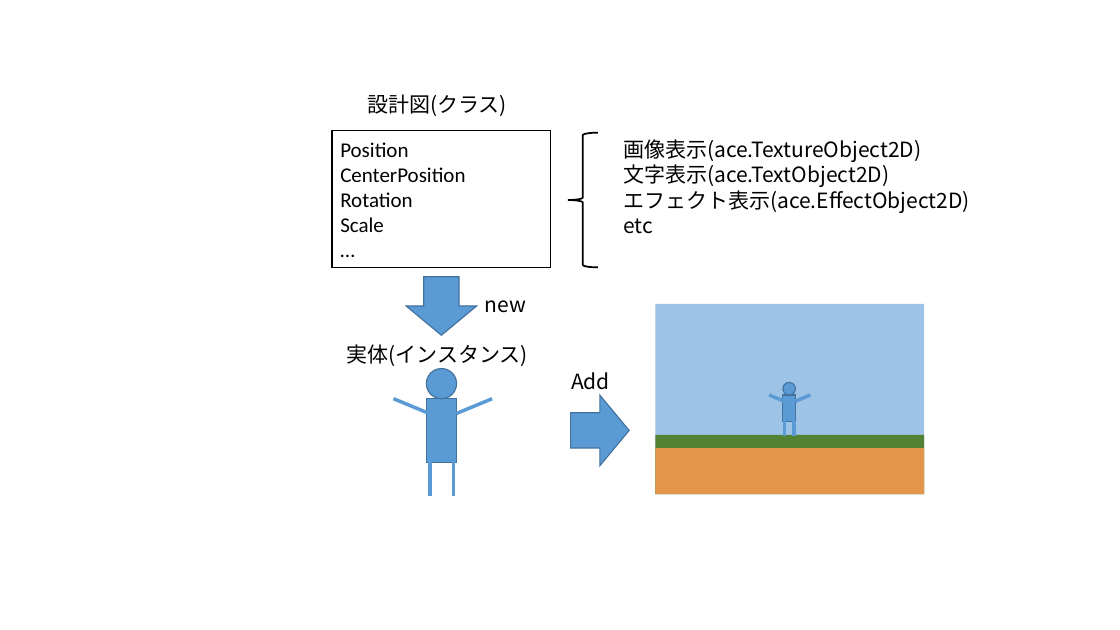
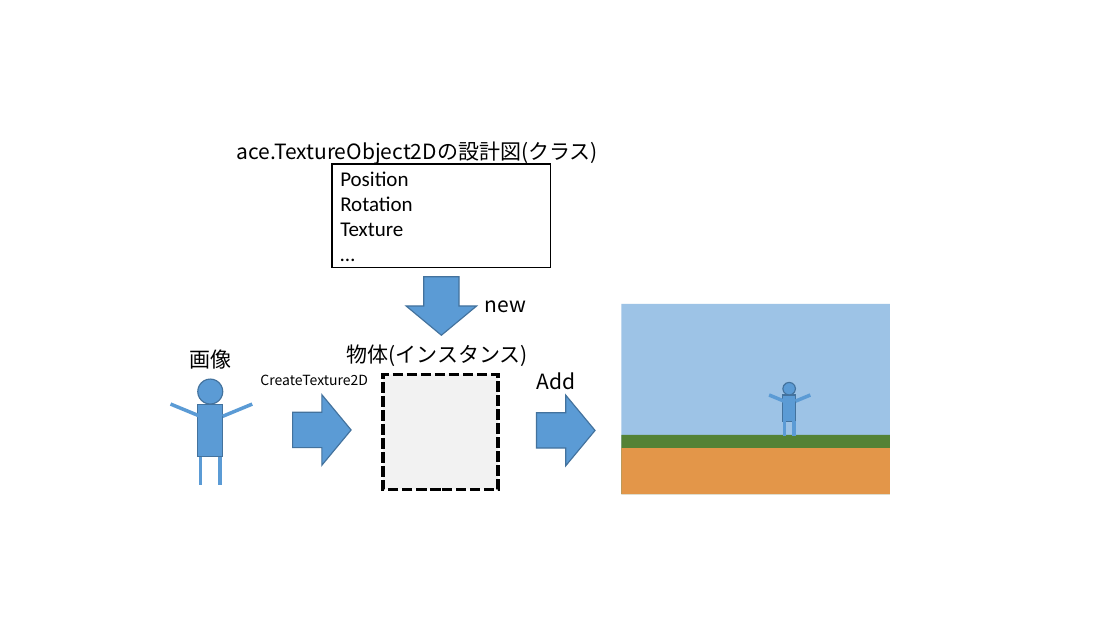
Before and after one commit to altseed/STGLecture, a slide deck: slide 1 of Material/ClassInstance.pptx. Drawn at 1120x630 pixels with LibreOffice and Linux fonts; fonts in the diff are those of the drawing. Boxes give left, top, right and bottom in pixels: in the first picture for what was removed or moved away, otherwise in the second. Text is boxed around its words. In the diff, an @@ line names an element or a change of style, - is before the commit and + after.

```diff
--- a/Material/ClassInstance.pptx
+++ b/Material/ClassInstance.pptx
@@ text at <box>237,141,598,165</box>: text changed @@
-設計図(クラス)
+ace.TextureObject2Dの設計図(クラス)
@@ left brace removed at <box>568,133,598,267</box> @@
@@ text removed at <box>623,139,970,234</box> @@
-画像表示(ace.TextureObject2D)
-文字表示(ace.TextObject2D)
-エフェクト表示(ace.EffectObject2D)
-etc
@@ rectangle "Position": place and size @@
-rectangle "Position" at <box>332,131,550,267</box>
+rectangle "Position" at <box>332,164,550,267</box>
@@ text in rectangle at <box>340,167,465,182</box>: paragraph removed @@
-CenterPosition
@@ text in rectangle at <box>340,222,403,236</box>: text changed @@
-Scale
+Texture
@@ text added at <box>189,349,231,369</box>, 18 pt, text #000000 @@
+画像
@@ text at <box>346,344,527,366</box>: text changed @@
-実体(インスタンス)
+物体(インスタンス)
@@ ellipse: place and size @@
-ellipse at <box>427,369,457,399</box>
+ellipse at <box>197,379,223,404</box>
@@ text added at <box>260,374,368,385</box>, 12 pt, text #000000 @@
+CreateTexture2D
@@ rectangle added at <box>383,375,498,490</box>, fill #F2F2F2, outline #000000 3 pt dashed @@
@@ line moved from (429, 413) - (393, 399) to (200, 417) - (171, 404) @@
@@ rectangle: place and size @@
-rectangle at <box>427,399,457,462</box>
+rectangle at <box>197,404,223,456</box>
@@ line moved from (456, 413) - (492, 399) to (223, 417) - (252, 404) @@
@@ right arrow added at <box>292,395,351,465</box>, fill #5B9BD5, outline #43739E 1 pt @@
@@ 3 rectangles, 1 text, 1 right arrow: place and size @@
-3 rectangles, 1 text, 1 right arrow at <box>571,304,924,495</box>
+3 rectangles, 1 text, 1 right arrow at <box>537,304,891,495</box>
@@ line moved from (430, 462) - (430, 497) to (201, 457) - (201, 485) @@
@@ line moved from (454, 462) - (454, 497) to (220, 457) - (220, 485) @@
```
Also in this commit, not shown: 2 other files.
